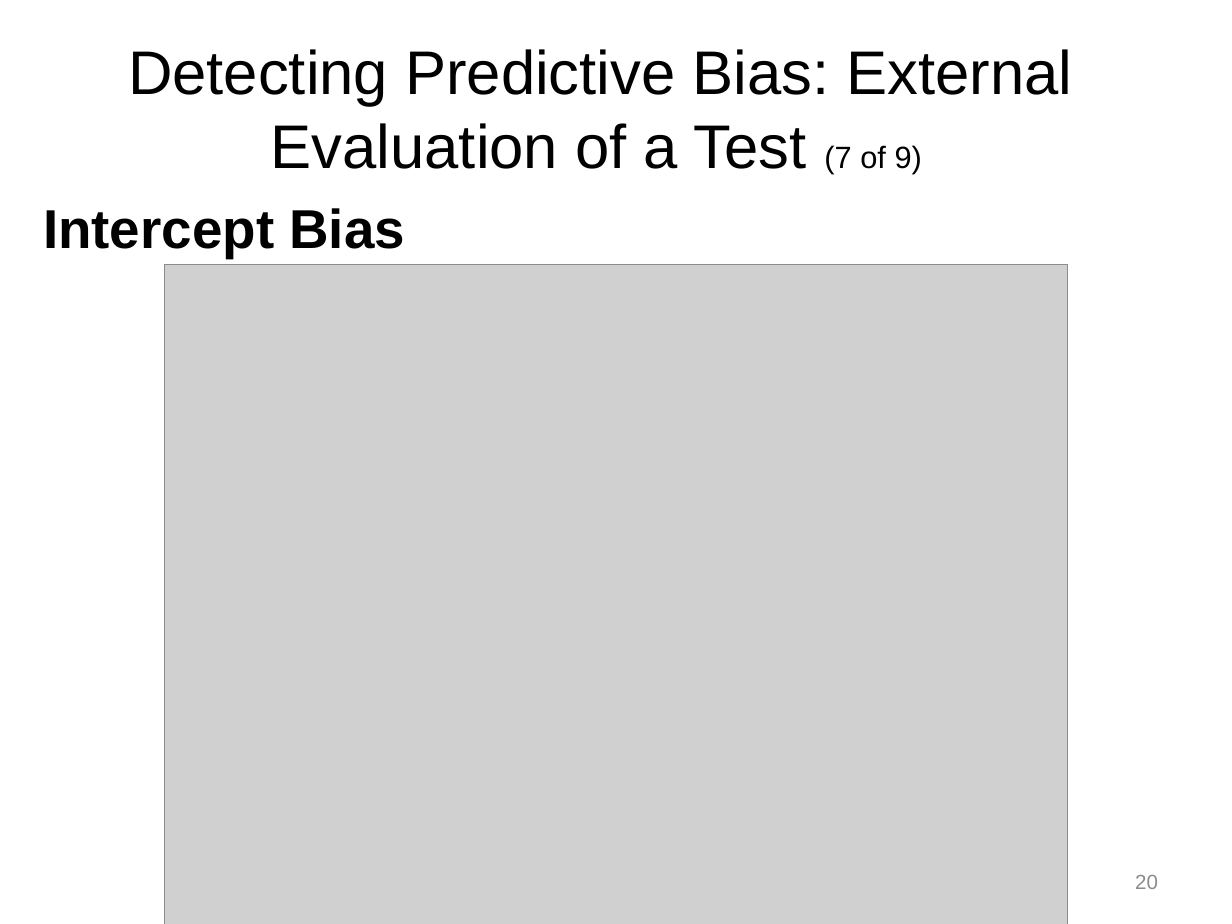
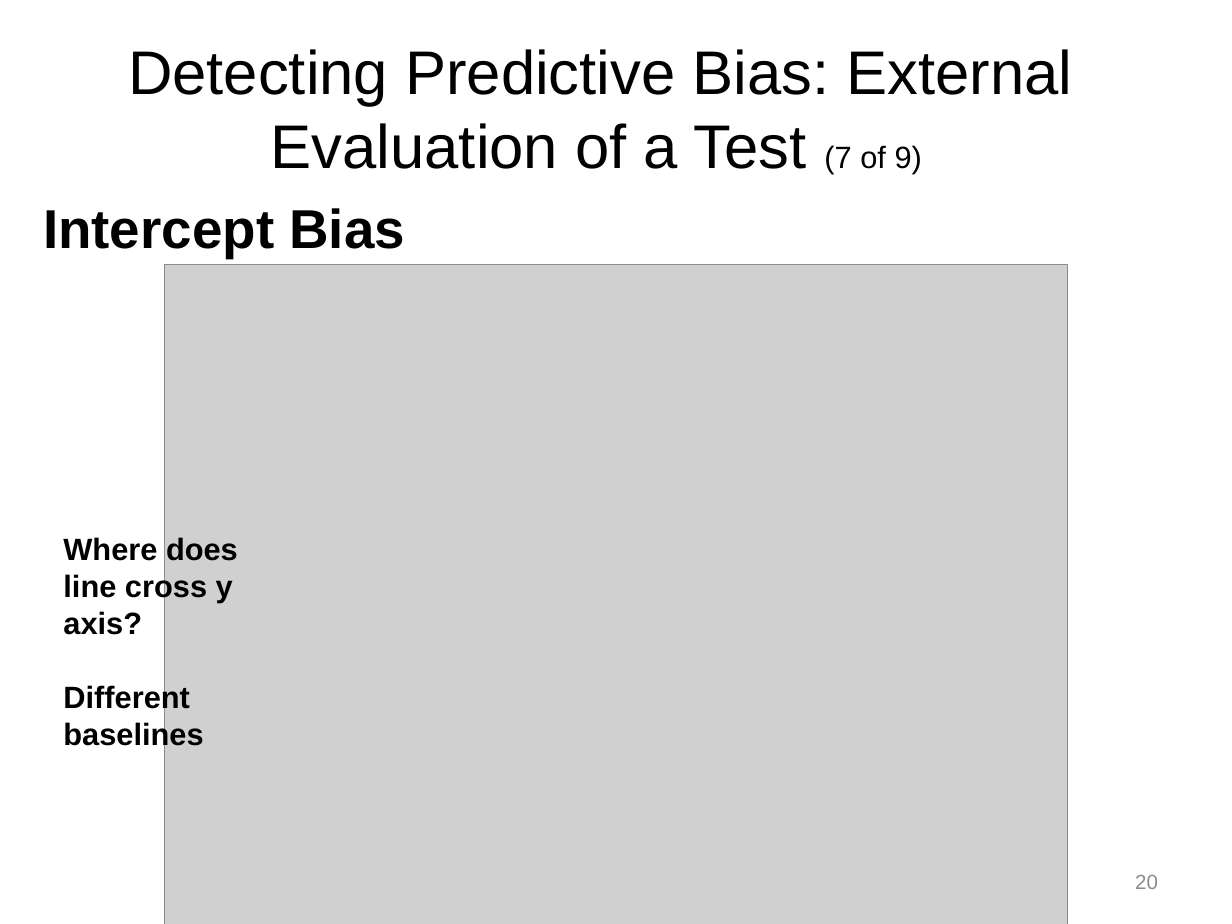
Before and after one commit to npm27/Teaching-Materials, a slide deck: slide 20 of Tests and Eval/Slides/10 Chapter 11.pptx. Drawn at 1232x924 pixels with LibreOffice and Linux fonts; fonts in the diff are those of the drawing; grey boxes stand for pictures. Boxes give left, top, right and bottom in pixels: in the first picture for what was removed or moved away, otherwise in the second. Text is boxed around its words. In the diff, an @@ line names an element or a change of style, - is before the commit and + after.

```diff
--- a/Tests and Eval/Slides/10 Chapter 11.pptx
+++ b/Tests and Eval/Slides/10 Chapter 11.pptx
@@ text added at <box>63,537,238,750</box>, 18 pt, text #000000, bold @@
+Where does line cross y axis?
+Different baselines
```
Also in this commit, not shown: 6 other slides changed, 2 other files.
